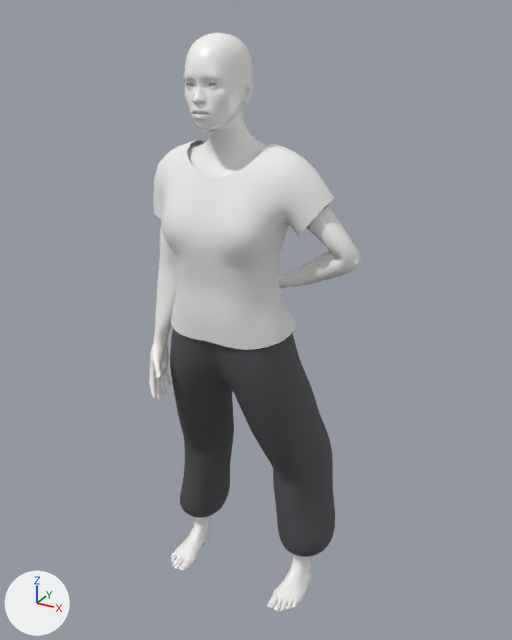
The glTF model public/models/mannequin-female-hand_on_hip.glb: old version first, new version second.
Before and after are seen from a camera (50 mm lens) standing at (0.908, -1.546, 1.697) and looking at (0.04, 0.032, 0.908). Every picture has the same lights, and +X, +Y and +Z are marked at lower left. The picture after the commit comes second. Where no turn or scale is listed for an object, it has been applied to the vertices. Vertices at exactly the same position are counted once.

Objects in the first picture: 'Body', 'Pants', 'Shirt'.
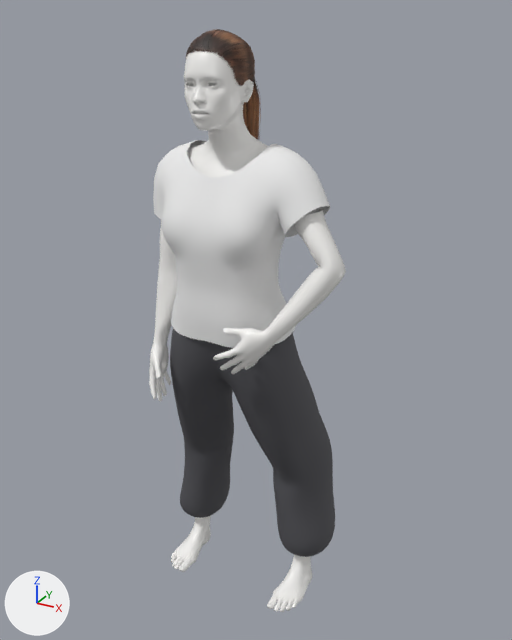
Where the newer file only moved an object's origin or applied its transform, the numbers keep the older frame.

Changed parts and their boxes [x1, y1, x2, y2] in the pictures (512 x 640 px; the box of a moved part takes in the faces that stretch with it):
'Shirt', reshaped
    before: [153, 140, 334, 350]
    after: [153, 140, 330, 348]
'Body', reshaped (8% narrower)
    before: [149, 33, 363, 612]
    after: [149, 50, 346, 612]
'Hair', added (brown)
    after: [186, 29, 261, 141]
part 1 of me_body, moved or reshaped
    before: [256, 147, 363, 289]
    after: [213, 147, 346, 374]
part 2 of me_shirt, moved or reshaped
    before: [222, 144, 334, 251]
    after: [223, 144, 330, 251]

What the commit changed:
Picture 'ponytail01_diffuse' (img_ponytail01_diffuse) is new.
Material 'Hair' (mat_hair) is new.
Its texture is img_ponytail01_diffuse (with its transparency).
Its roughness is 0.6.
me_body is used by ob_body; location (0.053, -0.039, 0.829).
me_body had 10856 vertices, 21536 faces and spanned x -0.29..0.29, y -0.16..0.16, z -0.82..0.82.
me_body now has 10856 vertices, 21536 faces and spans x -0.29..0.28, y -0.17..0.16, z -0.82..0.82.
me_body part 1: 2025 of 10856 vertices moved; they spanned x -0.09..0.29, y -0.01..0.14, z 0.15..0.55 and now span x -0.01..0.28, y -0.17..0.05, z 0.01..0.55; mean shift (0.06, -0.2, -0.09); largest move (-0.07, 0.13, 0.15) -> (0.03, -0.13, 0.01).
me_shirt is used by ob_shirt; location (0.02, -0.041, 1.15).
me_shirt had 1095 vertices, 2068 faces and spanned x -0.249..0.249, y -0.133..0.133, z -0.246..0.246.
me_shirt now has 1095 vertices, 2068 faces and spans x -0.249..0.247, y -0.133..0.133, z -0.247..0.246.
Part 2, on me_shirt:
8 vertices are removed from x 0.141..0.145, y 0.014..0.068, z 0.07..0.084.
28 faces are deleted.
4 vertices in x 0.089..0.131, y -0.103..-0.048, z 0.033..0.107 move by (-0.001, 0.0, 0.001).
3 vertices in x 0.023..0.053, y -0.09..-0.059, z 0.14..0.186 move by (0.0, 0.001, 0.001).
3 vertices in x 0.108..0.135, y -0.088..-0.064, z 0.072..0.11 move by (-0.003, -0.001, 0.003).
194 vertices move from x 0.03..0.249, y -0.094..0.119, z 0.037..0.246 to x 0.03..0.247, y -0.094..0.12, z 0.037..0.246.
8 vertices are added at x 0.14..0.145, y 0.002..0.06, z 0.071..0.078.
28 new faces join them.
Mesh me_hair is new.
It has 3675 vertices, 5344 faces and spans x -0.075..0.075, y -0.123..0.123, z -0.183..0.183.
It uses material mat_hair (picture img_ponytail01_diffuse).
Object 'Hair' (ob_hair) is new; it shows me_hair.
Its location is (-0.018, -0.002, 1.47).
